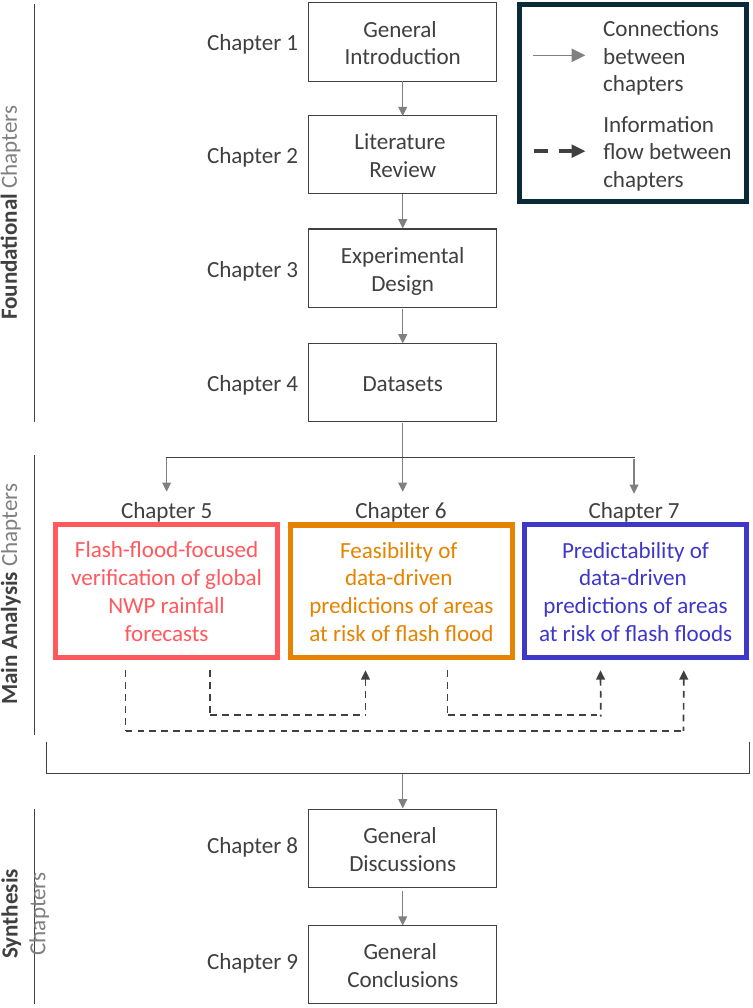
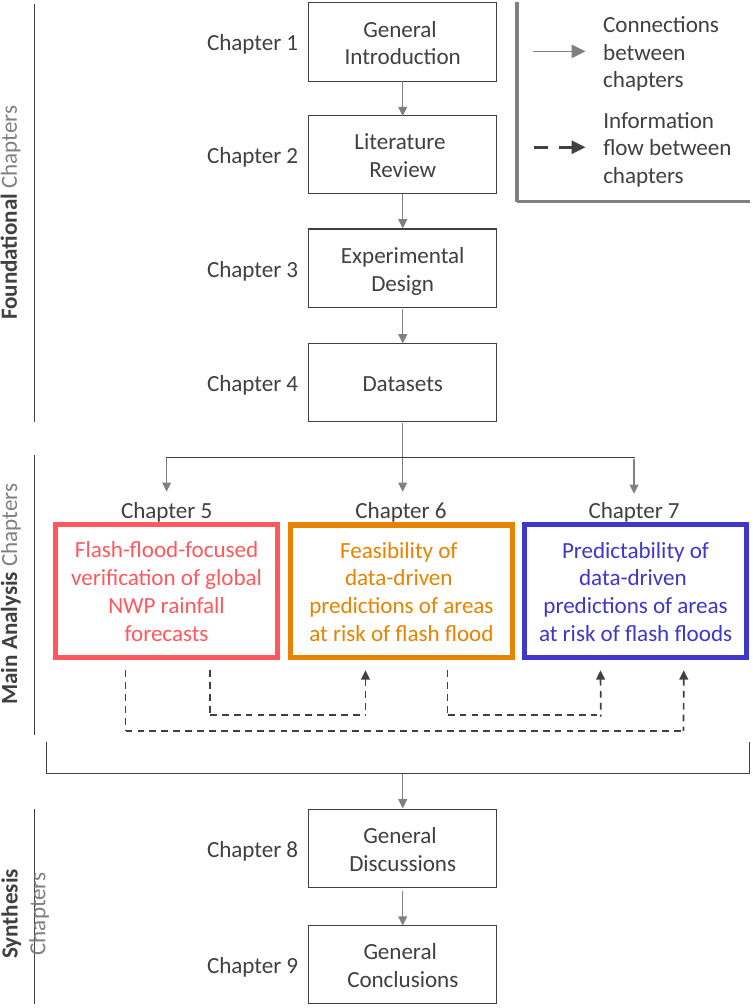
Before and after one commit to FatimaPillosu/thesis, a slide deck: slide 1 of chapter_01/figures/thesis_roadmap.pptx. Drawn at 753x1008 pixels with LibreOffice and Linux fonts; fonts in the diff are those of the drawing. Boxes give left, top, right and bottom in pixels: in the first picture for what was removed or moved away, otherwise in the second. Text is boxed around its words. In the diff, an @@ line names an element or a change of style, - is before the commit and + after.

```diff
--- a/chapter_01/figures/thesis_roadmap.pptx
+++ b/chapter_01/figures/thesis_roadmap.pptx
@@ line added from (517, 2) to (517, 201), #808080 1.5 pt @@
@@ rectangle removed at [519, 5, 745, 201] @@
@@ 2 texts, 2 arrows: place and size @@
-2 texts, 2 arrows at [532, 20, 731, 191]
+2 texts, 2 arrows at [532, 16, 731, 187]
@@ line added from (750, 201) to (517, 201), #808080 1.5 pt @@
@@ text "Chapter 8": place and size @@
-text "Chapter 8" at [207, 837, 298, 857]
+text "Chapter 8" at [207, 841, 298, 861]
@@ text "Chapter 9": place and size @@
-text "Chapter 9" at [207, 953, 298, 973]
+text "Chapter 9" at [207, 957, 298, 977]
```
Also in this commit, not shown: 1 other file.
